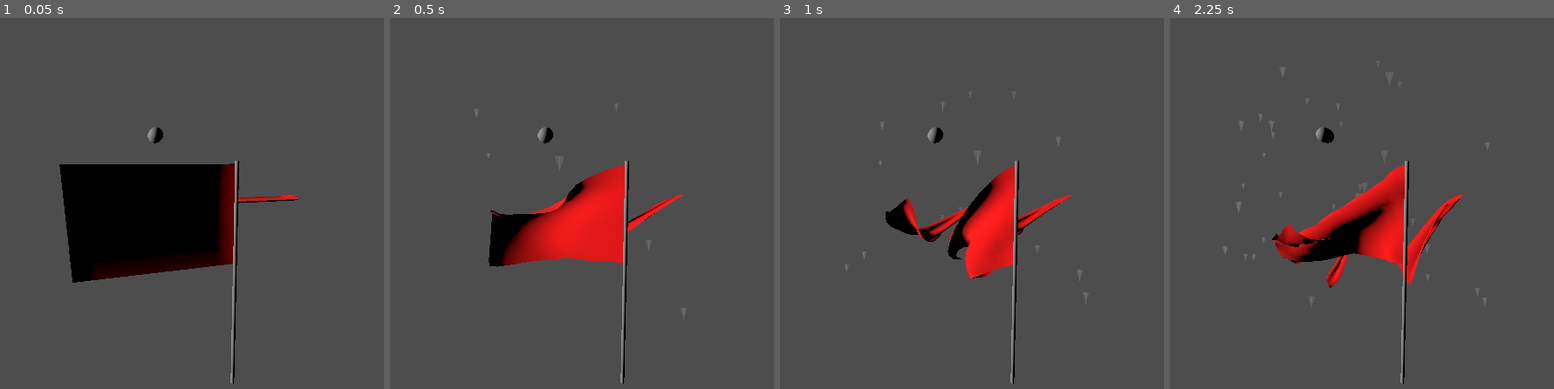
Above: before the commit, frames 1-4 (left to right).
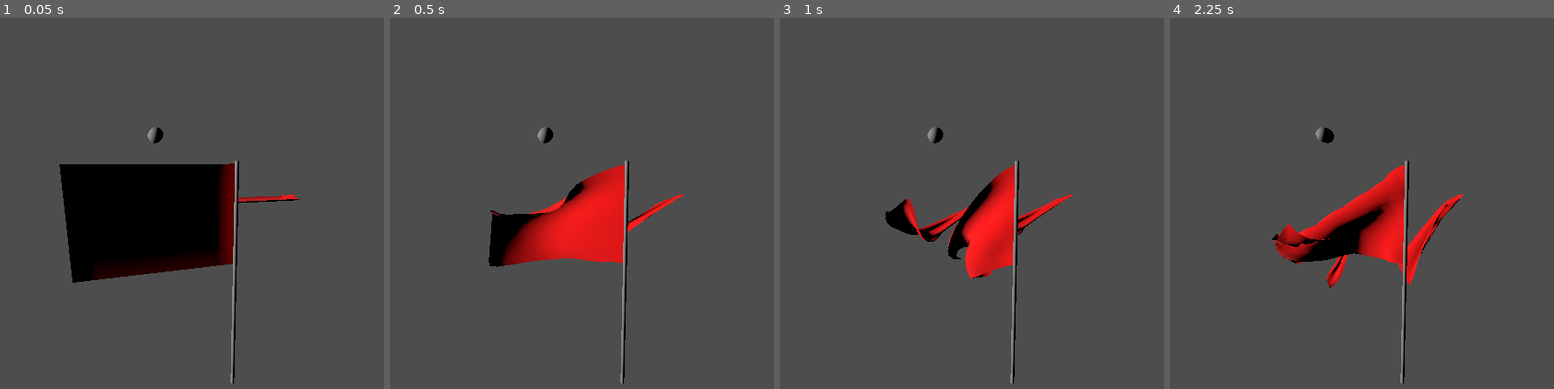
Above: after the commit, the same moments.

Repository: BeegFloppa15/Project_Airdrifter
Game: Godot game, scene res://Scenes/Levels/testing_scene_2_wind.tscn
Same seed, same stepped clock (60 frames per second), same inputs: the game is played once before the commit and once after it. This scene is started directly instead of the project's main scene.
Inputs (mouse positions are in pixels of both pictures, inside the frame that each line leads up to):
- Up to frame 1 (0.05 s): no input
- Up to frame 2 (0.5 s): no input
- Up to frame 3 (1 s): move the mouse to (952, 292) at 0.52 s; hold S (pitch_up) from 0.53 s (still down); hold Right mouse button (free_look) from 0.53 s (still down); tap Space (jump) at 0.77 s
- Up to frame 4 (2.25 s): move the mouse to (outside the picture) at 1.27 s; release Right mouse button (free_look) at 1.28 s; right-click (outside the picture) at 1.35 s; tap Space (jump) at 1.52 s; move the mouse to (outside the picture) at 2.02 s; release S (pitch_up) at 2.03 s; hold A (bank_left) from 2.03 s (still down); hold Right mouse button (free_look) from 2.03 s (still down)

Frame 1 is identical in both runs. In frame 2, less than 0.1% of the frame differs, in the area x 22-77%, y 23-82%; in frame 3, less than 0.1%; in frame 4, 0.2%, in the area x 13-83%, y 13-78%.
Error after the commit: Invalid access to property or key 'process_material' on a base object of type 'null instance'. (res://Scenes/wind_area_2.gd:27)

Commit message:
Added wind particles. They aren't great by any means, but it'll work

Diff:
--- a/airdrifter-v1/Scenes/Levels/testing_scene_1.tscn
+++ b/airdrifter-v1/Scenes/Levels/testing_scene_1.tscn
@@ -9,6 +9,7 @@
 [ext_resource type="Theme" uid="uid://cpuvqmnu7yk3b" path="res://Textures/pause_ui.tres" id="5_el7fs"]
 [ext_resource type="PackedScene" uid="uid://b7q3mc7feqq3s" path="res://Scenes/wind_area.tscn" id="5_hi084"]
 [ext_resource type="PackedScene" uid="uid://chkn4lhq6i5m8" path="res://Scenes/tp_area.tscn" id="6_dmsko"]
+[ext_resource type="PackedScene" uid="uid://cs72hkqq648ef" path="res://Scenes/Wind_Particles.tscn" id="9_hu5m1"]
 [ext_resource type="PackedScene" uid="uid://c5m2yyd5ij0i2" path="res://Scenes/flag_pole_2.tscn" id="10_vy0am"]
 
 [sub_resource type="PhysicsMaterial" id="PhysicsMaterial_dmsko"]
@@ -30,15 +31,67 @@
 [sub_resource type="BoxShape3D" id="BoxShape3D_hi084"]
 size = Vector3(267, 159, 377)
 
+[sub_resource type="Curve" id="Curve_6i2bm"]
+_data = [Vector2(0, 0), 0.0, 0.0, 0, 0, Vector2(1, 1), 0.0, 0.0, 0, 0]
+point_count = 2
+
+[sub_resource type="CurveTexture" id="CurveTexture_0a1q3"]
+curve = SubResource("Curve_6i2bm")
+
+[sub_resource type="ParticleProcessMaterial" id="ParticleProcessMaterial_hu5m1"]
+emission_shape = 3
+emission_box_extents = Vector3(10, 10, 10)
+direction = Vector3(0, 0, 1)
+initial_velocity_min = 10.0
+initial_velocity_max = 10.0
+gravity = Vector3(0, 0, 0)
+turbulence_enabled = true
+turbulence_influence_over_life = SubResource("CurveTexture_0a1q3")
+
 [sub_resource type="BoxShape3D" id="BoxShape3D_dmsko"]
 size = Vector3(116, 212, 50)
 
+[sub_resource type="ParticleProcessMaterial" id="ParticleProcessMaterial_k8n50"]
+emission_shape = 3
+emission_box_extents = Vector3(10, 10, 10)
+direction = Vector3(0, 0, 1)
+initial_velocity_min = 10.0
+initial_velocity_max = 10.0
+gravity = Vector3(0, 0, 0)
+turbulence_enabled = true
+turbulence_influence_over_life = SubResource("CurveTexture_0a1q3")
+
 [sub_resource type="BoxShape3D" id="BoxShape3D_4o4mv"]
 size = Vector3(75, 110, 260)
+
+[sub_resource type="ParticleProcessMaterial" id="ParticleProcessMaterial_t56ui"]
+emission_shape = 3
+emission_box_extents = Vector3(10, 10, 10)
+direction = Vector3(0, 0, 1)
+initial_velocity_min = 10.0
+initial_velocity_max = 10.0
+gravity = Vector3(0, 0, 0)
+turbulence_enabled = true
+turbulence_influence_over_life = SubResource("CurveTexture_0a1q3")
 
 [sub_resource type="CylinderShape3D" id="CylinderShape3D_el7fs"]
 height = 60.625
 radius = 11.01
+
+[sub_resource type="ParticleProcessMaterial" id="ParticleProcessMaterial_7wkt0"]
+emission_shape_offset = Vector3(0, 15.065, 0)
+emission_shape = 6
+emission_ring_axis = Vector3(0, 1, 0)
+emission_ring_height = 37.5
+emission_ring_radius = 8.3
+emission_ring_inner_radius = 0.0
+emission_ring_cone_angle = 90.0
+direction = Vector3(0, 0, 1)
+initial_velocity_min = 10.0
+initial_velocity_max = 10.0
+gravity = Vector3(0, 0, 0)
+turbulence_enabled = true
+turbulence_influence_over_life = SubResource("CurveTexture_0a1q3")
 
 [sub_resource type="BoxShape3D" id="BoxShape3D_1m6sy"]
 size = Vector3(3000, 2, 6026)
@@ -252,6 +305,9 @@
 transform = Transform3D(-4.37114e-08, 0, -1, 0, 1, 0, 1, 0, -4.37114e-08, 0, 1, 0)
 gizmo_extents = 1.05
 
+[node name="Wind_Particles" parent="Wind Areas/Wind Area" instance=ExtResource("9_hu5m1")]
+process_material = SubResource("ParticleProcessMaterial_hu5m1")
+
 [node name="Wind Area2" parent="Wind Areas" instance=ExtResource("5_hi084")]
 transform = Transform3D(1, 0, 0, 0, 1, 0, 0, 0, 1, 78, 0, 200)
 wind_force_magnitude = 500.0
@@ -264,6 +320,9 @@
 [node name="Marker3D" type="Marker3D" parent="Wind Areas/Wind Area2"]
 transform = Transform3D(1, 0, 0, 0, -4.37114e-08, -1, 0, 1, -4.37114e-08, 1, 0, 0)
 
+[node name="Wind_Particles" parent="Wind Areas/Wind Area2" instance=ExtResource("9_hu5m1")]
+process_material = SubResource("ParticleProcessMaterial_k8n50")
+
 [node name="Wind Area3" parent="Wind Areas" instance=ExtResource("5_hi084")]
 transform = Transform3D(1, 0, 0, 0, 1, 0, 0, 0, 1, -188.519, -480.794, 833.236)
 wind_force_magnitude = 300.0
@@ -277,6 +336,9 @@
 transform = Transform3D(1, 0, 0, 0, -1, 8.74228e-08, 0, -8.74228e-08, -1, 0, 0, 0)
 gizmo_extents = 10.0
 
+[node name="Wind_Particles" parent="Wind Areas/Wind Area3" instance=ExtResource("9_hu5m1")]
+process_material = SubResource("ParticleProcessMaterial_t56ui")
+
 [node name="Wind Area4" parent="Wind Areas" instance=ExtResource("5_hi084")]
 transform = Transform3D(1, 0, 0, 0, 1, 0, 0, 0, 1, -32.5876, -486.56, 796.033)
 wind_force_magnitude = 150.0
@@ -290,6 +352,9 @@
 [node name="Marker3D" type="Marker3D" parent="Wind Areas/Wind Area4"]
 transform = Transform3D(1, 0, 0, 0, -4.37114e-08, -1, 0, 1, -4.37114e-08, 0, 1, 0)
 
+[node name="Wind_Particles" parent="Wind Areas/Wind Area4" instance=ExtResource("9_hu5m1")]
+process_material = SubResource("ParticleProcessMaterial_7wkt0")
+
 [node name="TP_Debugging" type="Node" parent="."]
 
 [node name="TP_Area" parent="TP_Debugging" node_paths=PackedStringArray("height_marker") instance=ExtResource("6_dmsko")]
--- /dev/null
+++ b/airdrifter-v1/Scenes/Wind_Particles.tscn
@@ -0,0 +1,32 @@
+[gd_scene load_steps=5 format=3 uid="uid://cs72hkqq648ef"]
+
+[ext_resource type="Material" uid="uid://j0n0oes7fpv7" path="res://Materials/WindParticlesProcessBase.tres" id="1_hn4pn"]
+
+[sub_resource type="Curve" id="Curve_gi7gj"]
+_data = [Vector2(0, 1), 0.0, 0.0, 0, 0, Vector2(1, 0), 0.0, 0.0, 0, 0]
+point_count = 2
+
+[sub_resource type="StandardMaterial3D" id="StandardMaterial3D_prraa"]
+transparency = 1
+cull_mode = 2
+shading_mode = 0
+albedo_color = Color(0.85, 0.85, 0.85, 0.12549)
+billboard_mode = 3
+particles_anim_h_frames = 1
+particles_anim_v_frames = 1
+particles_anim_loop = false
+use_particle_trails = true
+
+[sub_resource type="RibbonTrailMesh" id="RibbonTrailMesh_p7kfj"]
+material = SubResource("StandardMaterial3D_prraa")
+size = 0.5
+section_segments = 15
+curve = SubResource("Curve_gi7gj")
+
+[node name="Wind_Particles" type="GPUParticles3D"]
+amount = 50
+lifetime = 3.0
+trail_enabled = true
+trail_lifetime = 1.0
+process_material = ExtResource("1_hn4pn")
+draw_pass_1 = SubResource("RibbonTrailMesh_p7kfj")
--- a/airdrifter-v1/Scenes/wind_area.tscn
+++ b/airdrifter-v1/Scenes/wind_area.tscn
@@ -1,7 +1,6 @@
-[gd_scene load_steps=9 format=3 uid="uid://b7q3mc7feqq3s"]
+[gd_scene load_steps=5 format=3 uid="uid://b7q3mc7feqq3s"]
 
 [ext_resource type="Script" uid="uid://b3tsqwwrt24gv" path="res://Scenes/wind_area_2.gd" id="1_ajvy3"]
-[ext_resource type="Material" uid="uid://j0n0oes7fpv7" path="res://Materials/WindParticlesProcessBase.tres" id="2_gt5j3"]
 
 [sub_resource type="Curve" id="Curve_gt5j3"]
 _data = [Vector2(0, 1), 0.0, 0.0, 0, 0, Vector2(1, 0.602418), -0.59175, 0.0, 0, 0]
@@ -18,28 +17,6 @@
 section_rings = 1
 curve = SubResource("Curve_gt5j3")
 
-[sub_resource type="Curve" id="Curve_gi7gj"]
-_data = [Vector2(0, 1), 0.0, 0.0, 0, 0, Vector2(1, 0), 0.0, 0.0, 0, 0]
-point_count = 2
-
-[sub_resource type="StandardMaterial3D" id="StandardMaterial3D_prraa"]
-transparency = 1
-cull_mode = 2
-shading_mode = 0
-albedo_color = Color(0.85, 0.85, 0.85, 0.12549)
-billboard_mode = 3
-particles_anim_h_frames = 1
-particles_anim_v_frames = 1
-particles_anim_loop = false
-grow_amount = -6.051
-use_particle_trails = true
-
-[sub_resource type="RibbonTrailMesh" id="RibbonTrailMesh_p7kfj"]
-material = SubResource("StandardMaterial3D_prraa")
-size = 0.5
-section_segments = 15
-curve = SubResource("Curve_gi7gj")
-
 [node name="Wind Area" type="Area3D"]
 script = ExtResource("1_ajvy3")
 
@@ -54,13 +31,5 @@
 attachments/0/spatial_attachment_path = NodePath("")
 attachments/0/offset = Vector3(0, 0, 0)
 
-[node name="GPUParticles3D" type="GPUParticles3D" parent="."]
-amount = 50
-lifetime = 3.0
-trail_enabled = true
-trail_lifetime = 1.0
-process_material = ExtResource("2_gt5j3")
-draw_pass_1 = SubResource("RibbonTrailMesh_p7kfj")
-
 [connection signal="body_entered" from="." to="." method="_on_body_entered"]
 [connection signal="body_exited" from="." to="." method="_on_body_exited"]
--- a/airdrifter-v1/Scenes/wind_area_2.gd
+++ b/airdrifter-v1/Scenes/wind_area_2.gd
@@ -22,17 +22,28 @@
 		$Debug_Cloth.queue_free()
 
 	# Setting up the particle emitter
-	_particle_emitter = $GPUParticles3D
-	var wind_collison_shape: CollisionShape3D = get_child(2)
-	var process_mat = ParticleProcessMaterial.new()
+	_particle_emitter = get_child(3)
+	var wind_collison_shape: CollisionShape3D = get_child(1)
+	var particle_material: ParticleProcessMaterial = _particle_emitter.process_material
 
 	#_particle_emitter.rotation = get_node(wind_source_path).rotation
 	_particle_emitter.position = wind_collison_shape.position
 	print(wind_direction)
-	_particle_emitter.process_material.set_direction(wind_direction)
-	#_particle_emitter.rotation = wind_marker.rotation
+	particle_material.set_direction(wind_direction)
 
-	var particle_speed = wind_force_magnitude # We could divide by some number to set this lower if we need to
+	if wind_collison_shape.shape is BoxShape3D:
+		particle_material.set_emission_shape(ParticleProcessMaterial.EMISSION_SHAPE_BOX)
+		particle_material.set_emission_box_extents(wind_collison_shape.shape.size)
+		var volume: int = wind_collison_shape.shape.size.x * wind_collison_shape.shape.size.y * wind_collison_shape.shape.size.z
+		_particle_emitter.amount = ( volume / 30000)
+	elif wind_collison_shape.shape is CylinderShape3D:
+		particle_material.set_emission_shape(ParticleProcessMaterial.EMISSION_SHAPE_RING)
+		particle_material.set_emission_ring_height(wind_collison_shape.shape.height)
+		particle_material.set_emission_ring_radius(wind_collison_shape.shape.radius * 0.75)
+		var volume: int = PI * pow(wind_collison_shape.shape.radius, 2) * wind_collison_shape.shape.height
+		_particle_emitter.amount = volume/30000
+
+	var particle_speed = wind_force_magnitude / 5.0 # We could divide by some number to set this lower if we need to
 	_particle_emitter.process_material.set_param(ParticleProcessMaterial.PARAM_INITIAL_LINEAR_VELOCITY, Vector2(particle_speed, particle_speed))
 
 func _physics_process(delta: float) -> void:
Not shown: 1 places in airdrifter-v1/Scenes/Levels/testing_scene_1.tscn that only renumber resources
